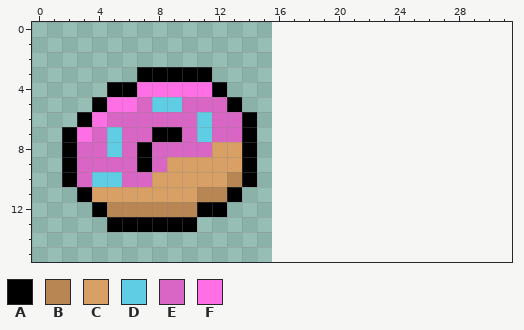
One commit to this pixel-art file: donut.aseprite. The first picture shows the starting point.
16x16 pixels, 1 frame. The old version is drawn lined up with the new one, on the new canvas.
Palette (. is transparent): A #000000  B #b78653  C #d9a066  D #5fcde4  E #d966c5  F #fe6fe5
The same view after the edit:
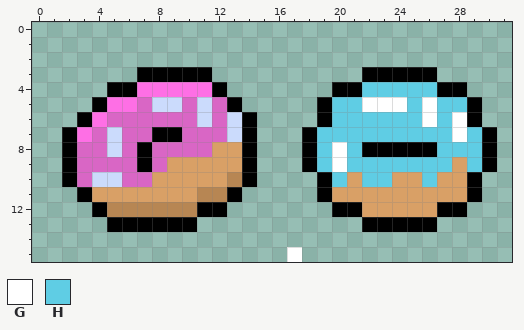
Colours new in this view: G #ffffff  H #5fcde4
Diff:
canvas 16x16 -> 32x16
Colour D changes from #5fcde4 to #cbdbfc.
There is now colour A in row 3 at x 22 to 26; in row 4 at x 20 to 21 and 27 to 28; in rows 5 to 6 at x 19 and 29; in row 7 at x 18 and 30; in row 8 at x 18, 22 to 26 and 30; in row 9 at x 18 and 30.
There is now colour A in rows 10 to 11 at x 19 and 29; in row 12 at x 20 to 21 and 27 to 28; in row 13 at x 22 to 26.
There is now colour C in row 9 at x 28; in row 10 at x 21, 24 to 25 and 27 to 28; in row 11 at x 20 to 28; in row 12 at x 22 to 26.
The edit turns colour E into colour D in row 5 at x 11; in rows 6 to 7 at x 13.
The edit turns colour D into colour E in row 7 at x 11.
There is now colour G in row 5 at x 22 to 24 and 26; in row 6 at x 26 and 28; in row 7 at x 28; in rows 8 to 9 at x 20; in row 15 at x 17.
There is now colour H in row 4 at x 22 to 26; in row 5 at x 20 to 21, 25 and 27 to 28; in row 6 at x 20 to 25 and 27; in row 7 at x 19 to 27 and 29; in row 8 at x 19, 21 and 27 to 29; in row 9 at x 19, 21 to 27 and 29.
There is now colour H in row 10 at x 20, 22 to 23 and 26.
